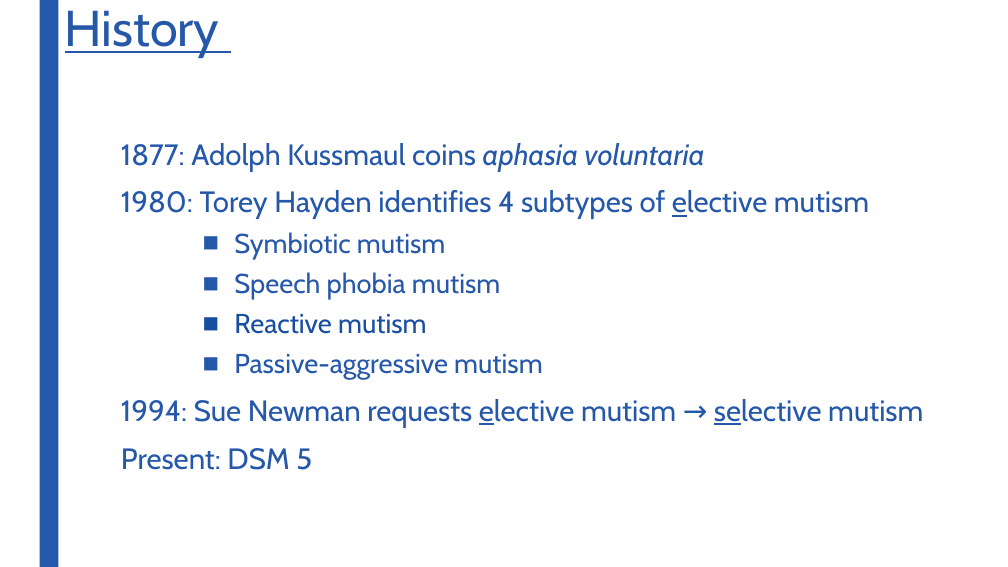
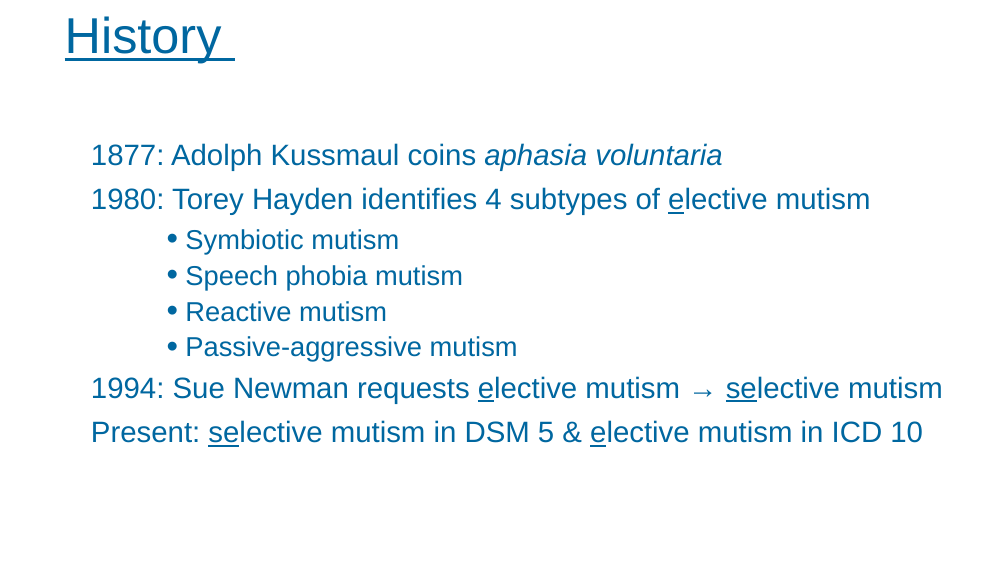
Before and after one commit to ChildMindInstitute/RA-Didactics, a slide deck: slide 2 of Clinical_Disorders/Selective_Mutism.pptx (slide 3 before the commit). Drawn at 1008x567 pixels with LibreOffice and Linux fonts; fonts in the diff are those of the drawing; background and template pictures are left out. Boxes give left, top, right and bottom in pixels: in the first picture for what was removed or moved away, otherwise in the second. Text is boxed around its words. In the diff, an @@ line names an element or a change of style, - is before the commit and + after.

```diff
--- a/Clinical_Disorders/Selective_Mutism.pptx
+++ b/Clinical_Disorders/Selective_Mutism.pptx
@@ rectangle removed at [39,0,58,567] @@
@@ title "History" at [65,16,222,63]: font Cabin to Arial, text colour #2658AA to #0067A0; line spacing 0.89 to 0.9; vertical alignment top to middle @@
@@ text "1877: Adolph Kussmaul coins aphasia ...": place and size @@
-text "1877: Adolph Kussmaul coins aphasia ..." at [121,143,923,470]
+text "1877: Adolph Kussmaul coins aphasia ..." at [91,143,943,447]
@@ text at [91,143,943,404]: font Cabin to Arial in "1877: Adolph Kussmaul coins aphasia voluntaria", "1980: Torey Hayden identifies 4 subtypes of ...", "Symbiotic mutism", "Speech phobia mutism" and 3 more places; text colour #2658AA to #0067A0 in "1877: Adolph Kussmaul coins aphasia voluntaria", "1980: Torey Hayden identifies 4 subtypes of ...", "Symbiotic mutism", "Speech phobia mutism" and 2 more places; text colour #184EA1 to #0067A0 in "Reactive mutism"; less space between paragraphs; bullet ■ to • @@
@@ text at [91,420,923,447]: text changed; font Cabin to Arial; text colour #2658AA to #0067A0 @@
-Present: DSM 5
+Present: selective mutism in DSM 5 & elective mutism in ICD 10
```
Also in this commit, not shown: 17 other slides changed, 1 slide removed.
